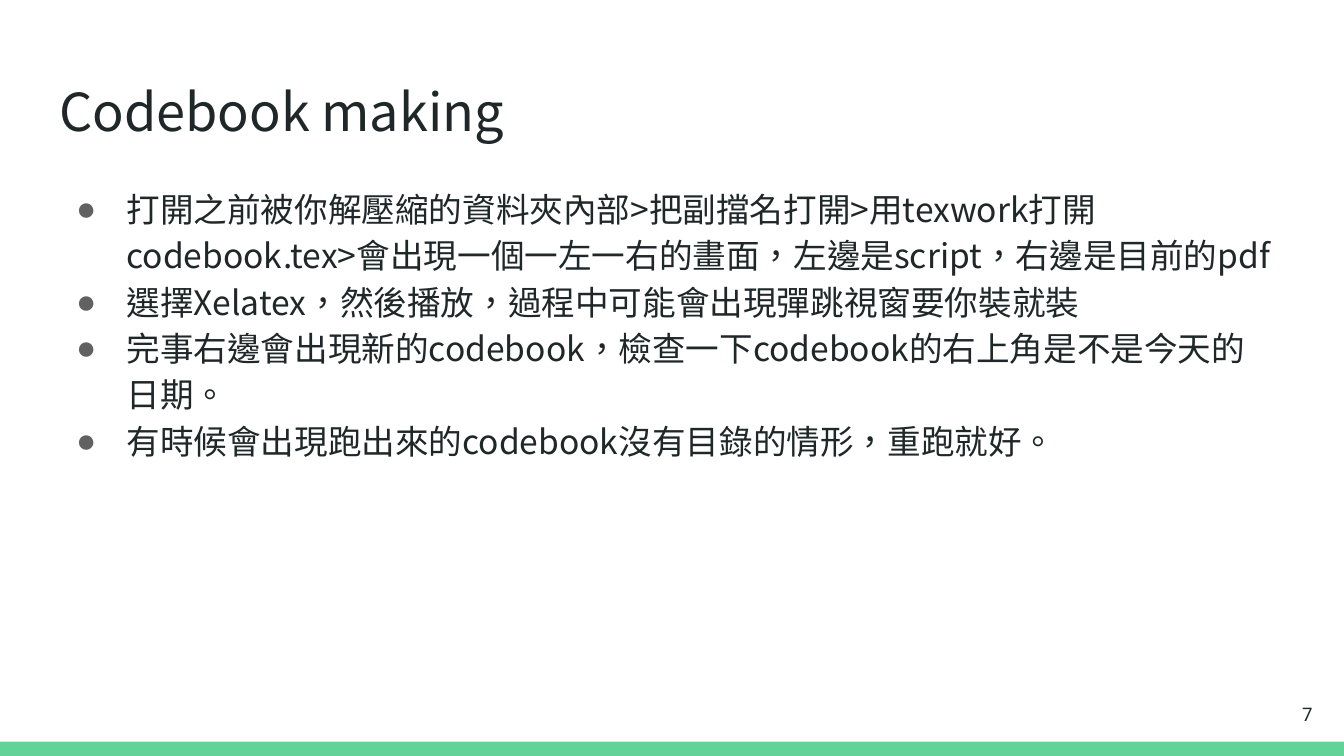
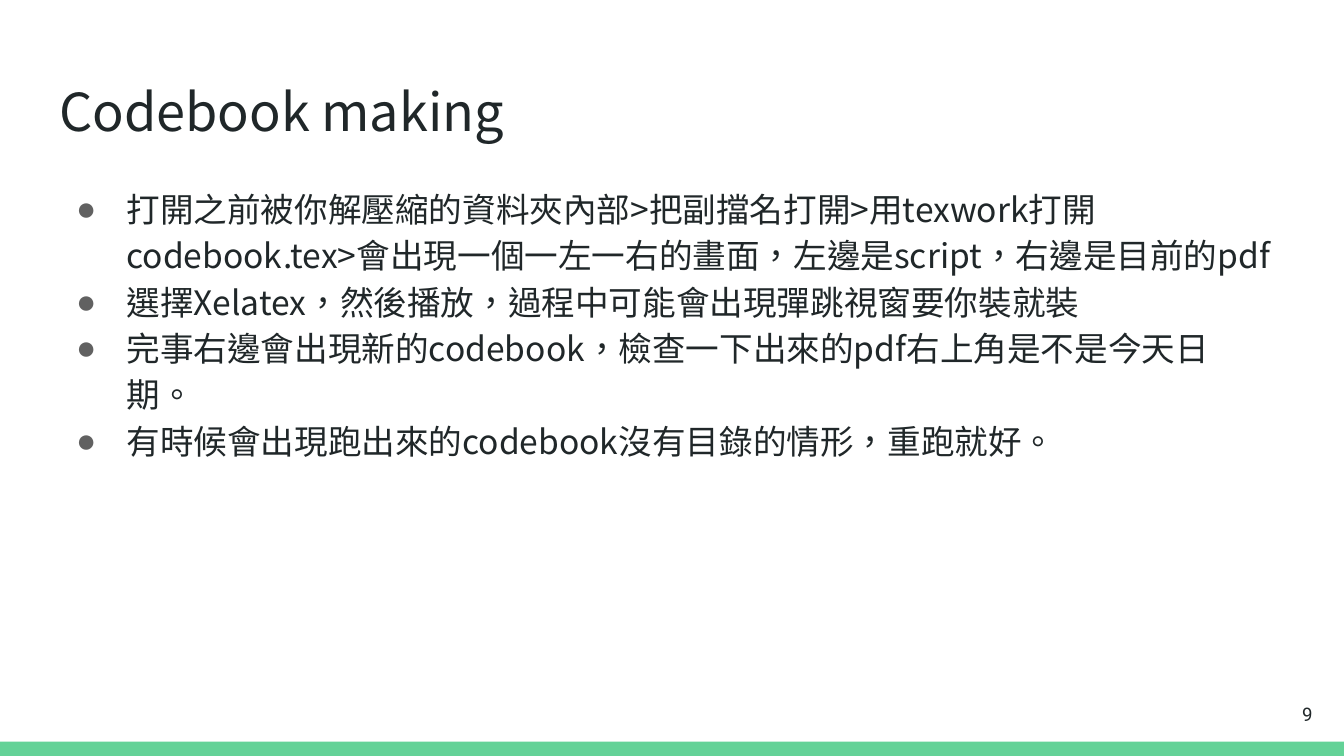
Before and after one commit to huskyhello/NTPU_codebook, a slide deck: slide 9 of codebook_tutorial.pptx (slide 7 before the commit). Drawn at 1344x756 pixels with LibreOffice and Linux fonts; fonts in the diff are those of the drawing. Boxes give left, top, right and bottom in pixels: in the first picture for what was removed or moved away, otherwise in the second. Text is boxed around its words. In the diff, an @@ line names an element or a change of style, - is before the commit and + after.

```diff
--- a/codebook_tutorial.pptx
+++ b/codebook_tutorial.pptx
@@ text at (126,332,1208,410): text changed @@
-● 完事右邊會出現新的codebook，檢查一下codebook的右上角是不是今天的日期。
+● 完事右邊會出現新的codebook，檢查一下出來的pdf右上角是不是今天日期。
@@ page number at (1302,707,1312,721): text changed @@
-7
+9
```
Also in this commit, not shown: 10 other slides changed, 3 slides added, 7 other files.
